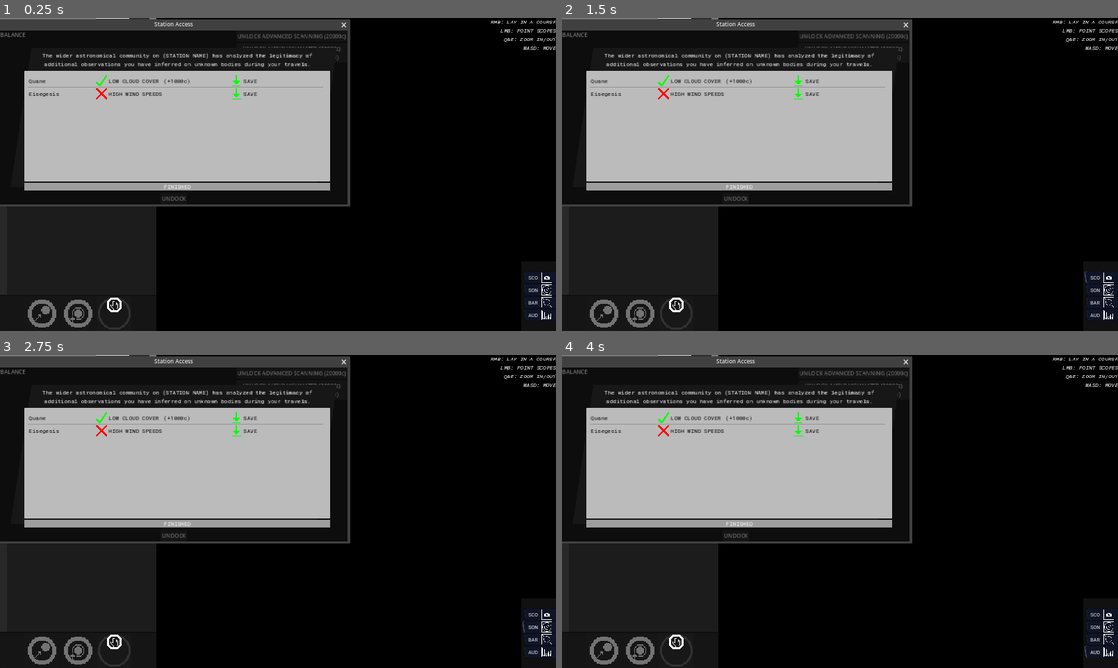
Above: before the commit, frames 1-4 (two rows, left to right).
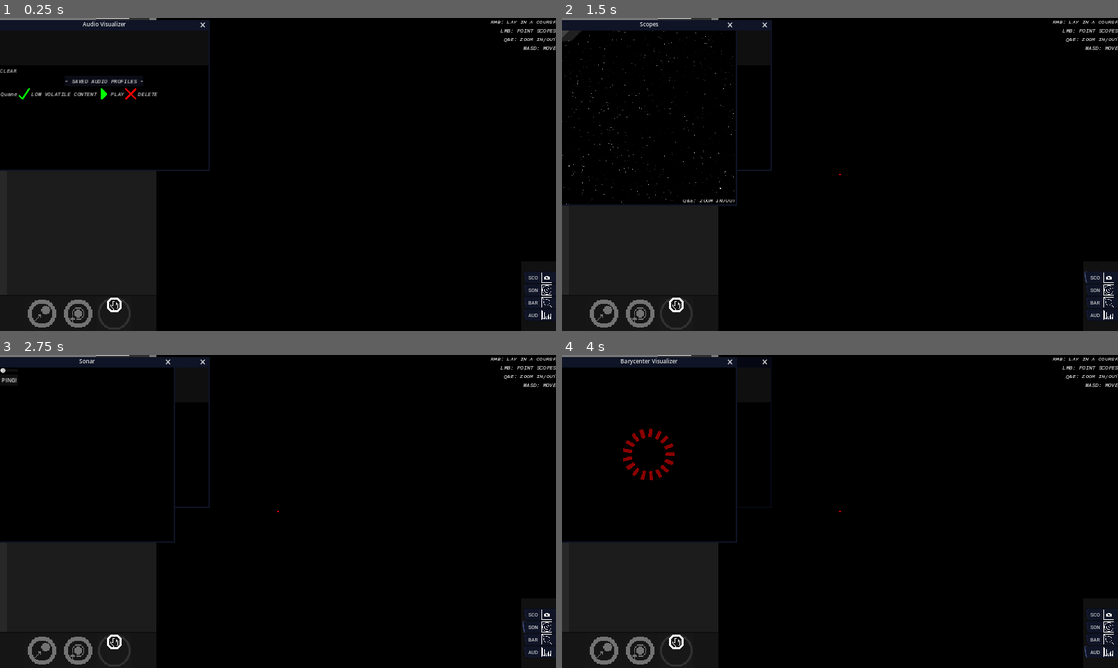
Above: after the commit, the same moments.

Repository: KermitGodFrog/Stellar-Cartography
Game: Godot game, scene res://Scenes/Game Master/gameMaster.tscn
The game is run twice, just before and just after one commit, with the same random seed, the same clock (stepped at 60 frames per second) and the same inputs. Sound files missing from this copy of the repository are replaced by a short silence.
Inputs (mouse positions are in pixels of both pictures, inside the frame that each line leads up to):
- Up to frame 1 (0.25 s): no input
- Up to frame 2 (1.5 s): click (678, 312) at 0.5 s; click "SCO" at 1.25 s
- Up to frame 3 (2.75 s): click "SON" at 2 s
- Up to frame 4 (4 s): click "BAR" at 2.75 s; click "AUD" at 3.5 s

The runs differ from the first frame. In frame 1, 25% of the frame differs, in the area x 0-63%, y 0-61%; in frame 2, 25%; in frame 3, 25%; in frame 4, 25%.

Commit message:
Ability to delete audio profiles.

Diff:
--- a/Data/Ping Display Helpers/discovery.tres
+++ b/Data/Ping Display Helpers/discovery.tres
@@ -3,10 +3,10 @@
 [ext_resource type="Script" path="res://Data/pingDisplayHelperAPI.gd" id="1_pp58e"]
 
 [sub_resource type="Gradient" id="Gradient_3y2i6"]
-colors = PackedColorArray(0, 1, 0, 0.509804, 0, 0.905217, 3.85046e-06, 0.196078)
+colors = PackedColorArray(0, 1, 0, 1, 0, 0.290196, 0, 1)
 
 [sub_resource type="Curve" id="Curve_udqr3"]
-_data = [Vector2(0, 0), 0.0, 0.0, 0, 0, Vector2(0.5, 15), 0.0, -92.5, 0, 0, Vector2(1, 0), 0.0, 0.0, 0, 0]
+_data = [Vector2(0, 0), 0.0, 0.0, 0, 0, Vector2(0.1, 15), 0.0, 0.0, 0, 0, Vector2(1, 0), 0.0, 0.0, 0, 0]
 point_count = 3
 
 [resource]
--- a/Scenes/Audio Visualizer/audio_visualizer.gd
+++ b/Scenes/Audio Visualizer/audio_visualizer.gd
@@ -1,4 +1,6 @@
 extends Control
+
+signal deleteSavedAudioProfileHelper(helper: audioProfileHelper)
 
 @onready var chimes = $chimes
 @onready var pops = $pops
@@ -25,7 +27,8 @@
 var spectrum
 
 func _ready():
-	saved_audio_profiles_list.connect("saveAudioProfileHelper", _on_play_audio_profile_helper) #saveAudioProfileHelper because it inherits from class that uses that
+	saved_audio_profiles_list.connect("playAudioProfileHelper", _on_play_audio_profile_helper)
+	saved_audio_profiles_list.connect("deleteSavedAudioProfileHelper", _on_delete_saved_audio_profile_helper)
 	spectrum = AudioServer.get_bus_effect_instance(AudioServer.get_bus_index("Planetary SFX"), 0)
 	pass
 
@@ -39,8 +42,6 @@
 
 	#display stuff
 	if current_audio_profile_helper: body_name_label.set_text(current_audio_profile_helper.body.display_name)
-
-
 
 	queue_redraw()
 	pass
@@ -85,6 +86,12 @@
 		initialize(audio_profile[0], audio_profile[1], audio_profile[2], audio_profile[3], audio_profile[4], audio_profile[5])
 	pass
 
+func _on_delete_saved_audio_profile_helper(helper: audioProfileHelper):
+	emit_signal("deleteSavedAudioProfileHelper", helper)
+	saved_audio_profile_helpers.erase(helper)
+	_on_popup()
+	pass
+
 func _on_locked_body_updated(body: bodyAPI):
 	if body.is_planet() and body.get_current_variation() != null:
 		var audio_variations = starSystemAPI.new().planet_type_audio_data.get(body.metadata.get("planet_type"))
--- a/Scenes/Audio Visualizer/audio_visualizer.tscn
+++ b/Scenes/Audio Visualizer/audio_visualizer.tscn
@@ -7,7 +7,10 @@
 [ext_resource type="AudioStream" uid="uid://cuqfn1a6g6g0e" path="res://Sound/pops.wav" id="3_7knfx"]
 [ext_resource type="AudioStream" uid="uid://c5bcwxp1is83n" path="res://Sound/pulses.wav" id="4_00en7"]
 [ext_resource type="Script" path="res://Scenes/Audio Visualizer/saved_audio_profiles_list.gd" id="4_c818x"]
+[ext_resource type="Texture2D" uid="uid://c5r5ok7jmth3o" path="res://Graphics/Misc/confirm_no_shadow.png" id="4_n2ehy"]
+[ext_resource type="Texture2D" uid="uid://bqokr8l8kfuv2" path="res://Graphics/play_icon.png" id="5_6qtkb"]
 [ext_resource type="AudioStream" uid="uid://dd3hsfa1u5ktm" path="res://Sound/storm.wav" id="5_fsbvl"]
+[ext_resource type="Texture2D" uid="uid://cudxvqxk513ea" path="res://Graphics/Misc/denied.png" id="6_5rdbj"]
 
 [sub_resource type="StyleBoxEmpty" id="StyleBoxEmpty_r0g17"]
 
@@ -28,7 +31,6 @@
 title = "Audio Visualizer"
 position = Vector2i(0, 36)
 size = Vector2i(600, 400)
-visible = false
 unresizable = true
 theme = ExtResource("1_hiiey")
 
@@ -92,7 +94,15 @@
 layout_mode = 2
 size_flags_vertical = 3
 theme_override_styles/panel = SubResource("StyleBoxEmpty_hnmpn")
+item_count = 4
 max_columns = 4
+item_0/text = "Quane"
+item_1/text = "LOW VOLATILE CONTENT"
+item_1/icon = ExtResource("4_n2ehy")
+item_2/text = "PLAY"
+item_2/icon = ExtResource("5_6qtkb")
+item_3/text = "DELETE"
+item_3/icon = ExtResource("6_5rdbj")
 script = ExtResource("4_c818x")
 
 [node name="chimes" type="AudioStreamPlayer" parent="audio_control"]
--- a/Scenes/Audio Visualizer/saved_audio_profiles_list.gd
+++ b/Scenes/Audio Visualizer/saved_audio_profiles_list.gd
@@ -1,10 +1,13 @@
-extends "res://Scenes/Station UI/observed_bodies_list.gd"
+extends ItemList
 
-@onready var play_icon = load("res://Graphics/play_icon.png")
+signal playAudioProfileHelper(helper: audioProfileHelper)
+signal deleteSavedAudioProfileHelper(helper: audioProfileHelper)
 
-func _ready():
-	set_icon(play_icon)
-	pass
+@onready var confirmed = load("res://Graphics/Misc/confirm_no_shadow.png")
+@onready var denied = load("res://Graphics/Misc/denied.png")
+@onready var icon = load("res://Graphics/play_icon.png")
+
+enum METADATA_TYPE {PLAY, DELETE}
 
 func initialize(helpers: Array[audioProfileHelper]):
 	clear()
@@ -12,20 +15,44 @@
 	for helper in helpers:
 		add_item(helper.body.display_name, null, false)
 		if helper.get_variation_class():
-			add_item(str(variation_to_string(helper.body.get_guessed_variation()), " ", helper.get_variation_class().to_upper().replace("_", " ")), null, false)
+			match helper.is_guessed_variation_correct():
+				true:
+					add_item(str(variation_to_string(helper.body.get_guessed_variation()), " ", helper.get_variation_class().to_upper().replace("_", " ")), confirmed, false)
+				false:
+					add_item(str(variation_to_string(helper.body.get_guessed_variation()), " ", helper.get_variation_class().to_upper().replace("_", " ")), denied, false)
 		else:
-			add_item(variation_to_string(helper.body.get_guessed_variation()), null, false)
+			match helper.is_guessed_variation_correct():
+				true:
+					add_item(variation_to_string(helper.body.get_guessed_variation()), confirmed, false)
+				false:
+					add_item(variation_to_string(helper.body.get_guessed_variation()), denied, false)
 
-		if helper.is_guessed_variation_correct(): add_item("", confirmed, false)
-		if not helper.is_guessed_variation_correct(): add_item("", denied, false)
+		var play_item = add_item("PLAY", icon, true)
+		set_item_metadata(play_item, [helper, METADATA_TYPE.PLAY])
 
-		var item = add_item("", icon, true)
-		set_item_metadata(item, helper)
+		var delete_item = add_item("DELETE", denied, true)
+		set_item_metadata(delete_item, [helper, METADATA_TYPE.DELETE])
+
 	pass
+
+func variation_to_string(variation: bodyAPI.VARIATIONS):
+	match variation:
+		bodyAPI.VARIATIONS.LOW:
+			return "LOW"
+		bodyAPI.VARIATIONS.MEDIUM:
+			return "MEDIUM"
+		bodyAPI.VARIATIONS.HIGH:
+			return "HIGH"
+		_:
+			return ""
 
 func _on_item_clicked(index, at_position, mouse_button_index):
 	if mouse_button_index == MOUSE_BUTTON_LEFT:
 		var metadata = get_item_metadata(index)
 		if metadata:
-			emit_signal("saveAudioProfileHelper", metadata)
+			match metadata.back():
+				METADATA_TYPE.PLAY:
+					emit_signal("playAudioProfileHelper", metadata.front())
+				METADATA_TYPE.DELETE:
+					emit_signal("deleteSavedAudioProfileHelper", metadata.front())
 	pass
--- a/Scenes/Game/game.gd
+++ b/Scenes/Game/game.gd
@@ -30,10 +30,13 @@
 	station_ui.connect("undockFromStation", _on_undock_from_station)
 	station_ui.connect("upgradeShip", _on_upgrade_ship)
 
+	audio_visualizer.connect("deleteSavedAudioProfileHelper", _on_delete_saved_audio_profile_helper)
+
 	system_map.connect("system3DPopup", _on_system_3d_popup)
 	system_map.connect("sonarPopup", _on_sonar_popup)
 	system_map.connect("barycenterPopup", _on_barycenter_popup)
 	system_map.connect("audioVisualizerPopup", _on_audio_visualizer_popup)
+
 
 	#var error = game_data.loadWorld()
 	#if error is worldAPI:
@@ -284,6 +287,14 @@
 	get_tree().call_group("FOLLOW_UPGRADE_STATE", "_on_upgrade_state_change", upgrade_idx, state)
 	pass
 
+func _on_delete_saved_audio_profile_helper(helper: audioProfileHelper):
+	if world.player.saved_audio_profile_helpers.find(helper):
+		world.player.saved_audio_profile_helpers.erase(helper)
+	pass
+
+func _on_add_saved_audio_profile_helper(helper: audioProfileHelper):
+	world.player.saved_audio_profile_helpers.append(helper)
+	pass
 
 
 func _ON_DEBUG_REVEAL_ALL_WORMHOLES():
--- a/Scenes/Station UI/observed_bodies_list.gd
+++ b/Scenes/Station UI/observed_bodies_list.gd
@@ -5,10 +5,6 @@
 @onready var confirmed = load("res://Graphics/Misc/confirm_no_shadow.png")
 @onready var denied = load("res://Graphics/Misc/denied.png")
 @onready var icon = load("res://Graphics/download_icon.png")
-
-func set_icon(resource):
-	icon = resource
-	pass
 
 func initialize(helpers: Array[audioProfileHelper]):
 	clear()
@@ -36,8 +32,8 @@
 		if not helper.is_guessed_variation_correct():
 			add_item("", null, false) #so columns dont get jumbled
 
-		var item = add_item("DOWNLOAD", icon, true)
-		set_item_metadata(item, helper)
+		var save_item = add_item("SAVE", icon, true)
+		set_item_metadata(save_item, helper)
 	pass
 
 func variation_to_string(variation: bodyAPI.VARIATIONS):
--- a/Scenes/Station UI/station_ui.tscn
+++ b/Scenes/Station UI/station_ui.tscn
@@ -17,6 +17,7 @@
 title = "Station Access"
 position = Vector2i(0, 36)
 size = Vector2i(1000, 500)
+visible = false
 always_on_top = true
 
 [node name="station_control" type="Control" parent="."]
@@ -85,6 +86,7 @@
 (ADVANCED SCANNING REQUIRED)"
 
 [node name="save_audio_profiles_control" type="Control" parent="station_control"]
+visible = false
 top_level = true
 layout_mode = 1
 anchors_preset = 15
--- a/project.godot
+++ b/project.godot
@@ -19,6 +19,10 @@
 
 global_data="*res://Data/global_data.gd"
 game_data="*res://Data/game_data.gd"
+
+[debug]
+
+gdscript/warnings/integer_division=0
 
 [display]
 
Not shown: 1 places in Scenes/Audio Visualizer/audio_visualizer.tscn that only renumber resources
